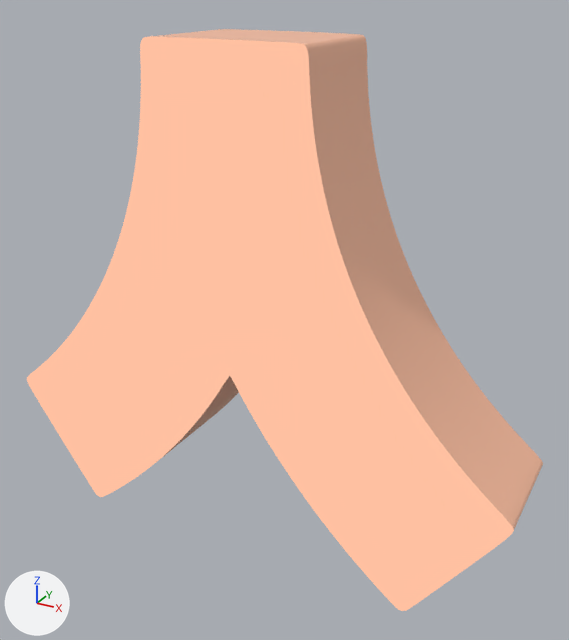
The glTF model public/Scene.glb: old version first, new version second.
Camera for both pictures: a 50 mm camera at (66.2, -110.8, 54.4) aimed at (4.4, 1.5, -1.7). Every picture has the same lights, and +X, +Y and +Z are marked at lower left. Where no turn or scale is listed for an object, it has been applied to the vertices.

The first picture shows 'imagetostl_mesh0', 'imagetostl_mesh1'.
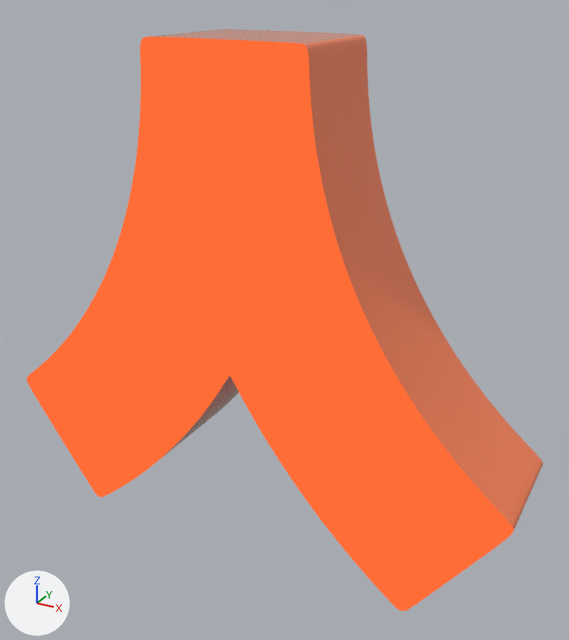
Boxes [x1, y1, x2, y2] around the edits, measured in the pictures (569 x 640 px):
'imagetostl_mesh1', recoloured (beige to orange): [27, 37, 514, 611] in both
'imagetostl_mesh0', recoloured, surface changed (beige to orange): [130, 29, 543, 529] in both

The change, as a diff of the scene's bpy script:
```diff
--- a/public/Scene.glb.py
+++ b/public/Scene.glb.py
@@ mat_material_0 @@
 mat_material_0 = principled_material('Material_0')
-mat_material_0.base_color = (1.0, 0.529, 0.357)  # beige #ffc0a1
-mat_material_0.roughness = 0.4
+mat_material_0.base_color = (0.982, 0.231, 0.0976)  # orange #fd8458
+mat_material_0.roughness = 0.0
@@ mat_material_1 @@
 n0 = _N.new('ShaderNodeEmission'); n0.name = 'Emission'
-n0.inputs[0].default_value = (1.0, 0.529, 0.357, 1.0)  # 'Color', beige #ffc0a1
+n0.inputs[0].default_value = (1.0, 0.153, 0.0382, 1.0)  # 'Color', orange #ff6d37
 n1 = _N.new('ShaderNodeLightPath'); n1.name = 'Light Path'
```
